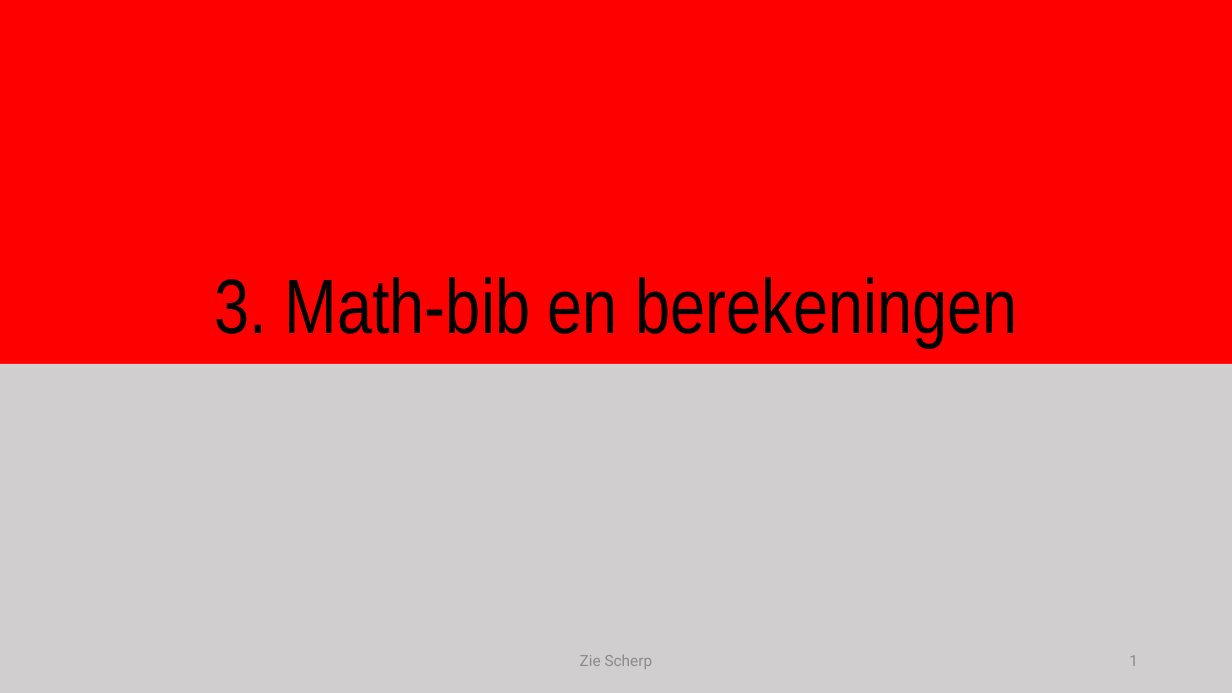
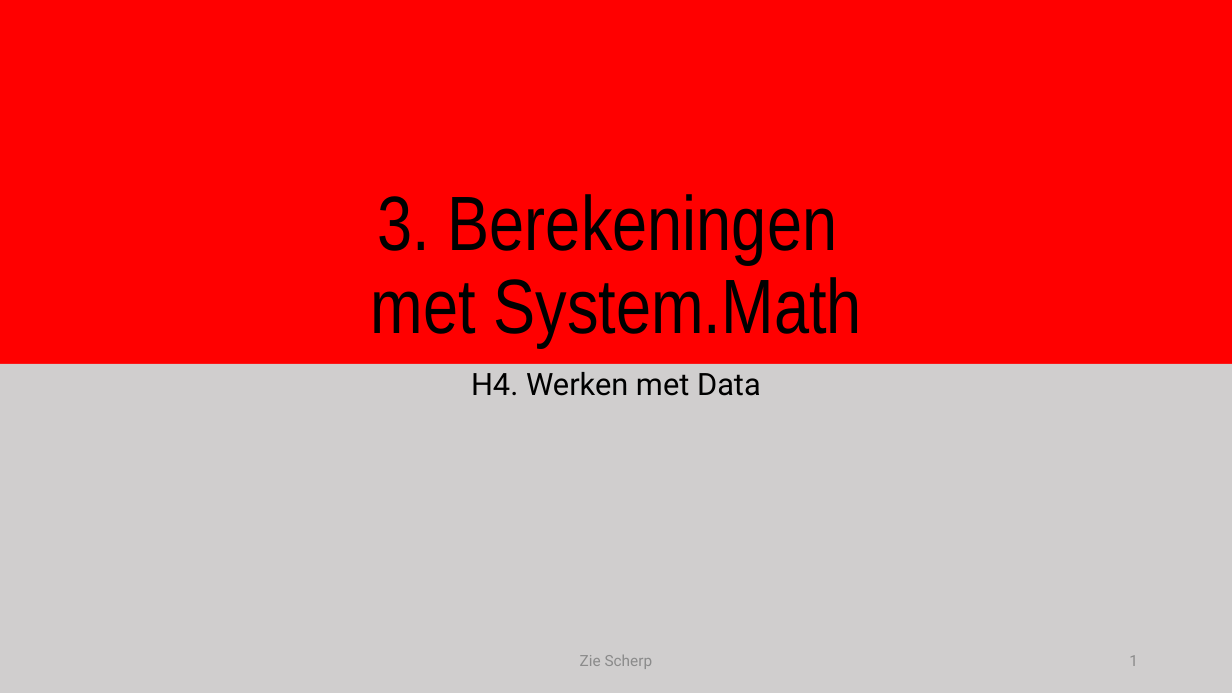
Before and after one commit to timdams/csharpbook, a slide deck: slide 1 of _SLIDES/DEEL1/H3/6_math.pptx. Drawn at 1232x693 pixels with LibreOffice and Linux fonts; fonts in the diff are those of the drawing; background and template pictures are left out. Boxes give left, top, right and bottom in pixels: in the first picture for what was removed or moved away, otherwise in the second. Text is boxed around its words. In the diff, an @@ line names an element or a change of style, - is before the commit and + after.

```diff
--- a/_SLIDES/DEEL1/H3/6_math.pptx
+++ b/_SLIDES/DEEL1/H3/6_math.pptx
@@ title at box(371, 194, 861, 348): text changed @@
-3. Math-bib en berekeningen
+3. Berekeningen
+met System.Math
@@ subtitle added at box(471, 372, 761, 396), 24 pt, text #000000 @@
+H4. Werken met Data
```
Also in this commit, not shown: 3 other slides changed, 4 slides added, 1 slide removed, 1 other file.
